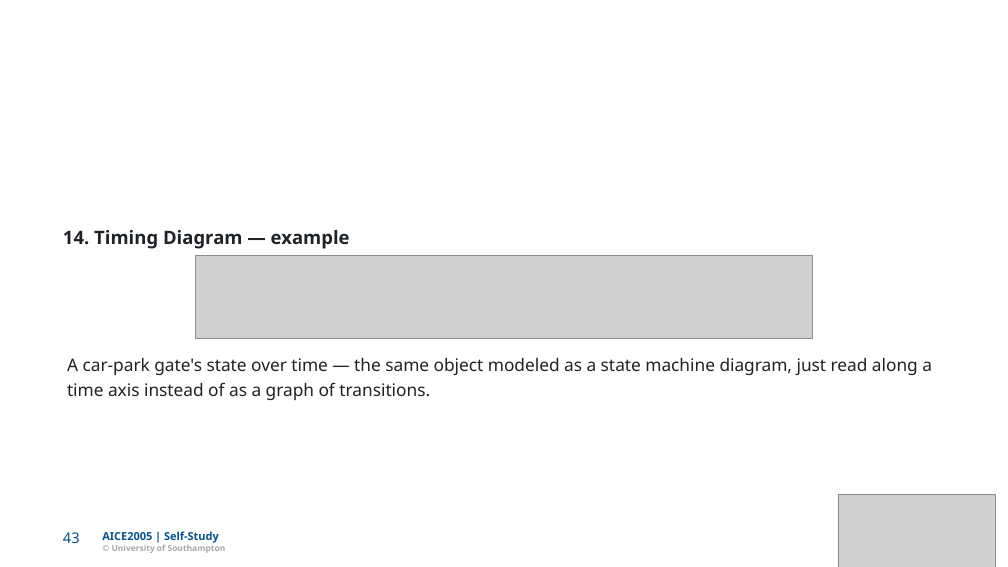
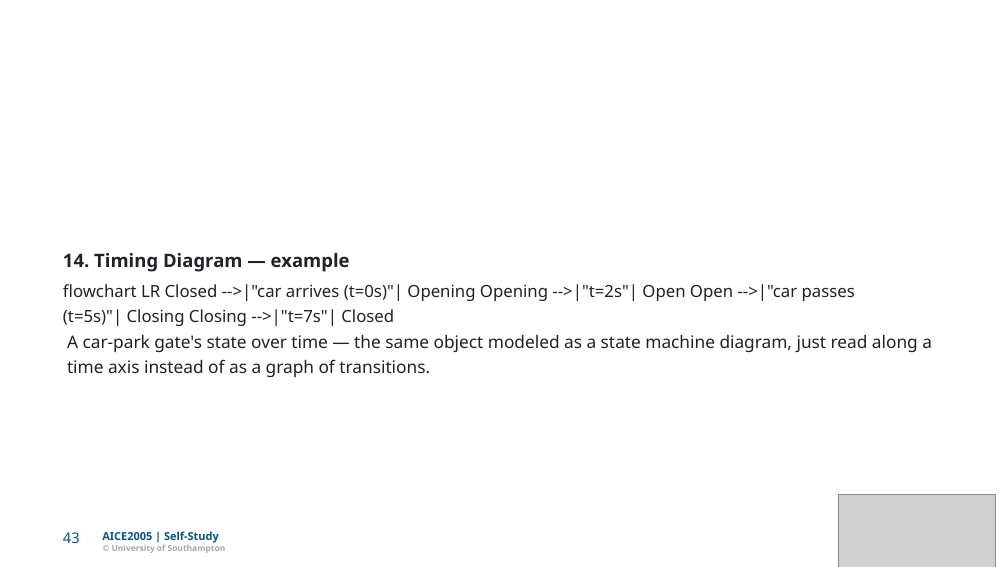
Before and after one commit to Dr-AlHashimy/Module_AICE2005_2627, a slide deck: slide 43 of html/COMP-_L7.1_lecture_self.pptx. Drawn at 1008x567 pixels with LibreOffice and Linux fonts; fonts in the diff are those of the drawing; grey boxes stand for pictures. Boxes give left, top, right and bottom in pixels: in the first picture for what was removed or moved away, otherwise in the second. Text is boxed around its words. In the diff, an @@ line names an element or a change of style, - is before the commit and + after.

```diff
--- a/html/COMP-_L7.1_lecture_self.pptx
+++ b/html/COMP-_L7.1_lecture_self.pptx
@@ text "14. Timing Diagram — example" moved from (x1=63, y1=230, x2=350, y2=249) to (x1=63, y1=253, x2=350, y2=272) @@
@@ picture removed at (x1=195, y1=255, x2=813, y2=338) @@
@@ text added at (x1=63, y1=284, x2=855, y2=301), 16 pt, text #1F2328 @@
+ﬂowchart LR Closed -->|"car arrives (t=0s)"| Opening Opening -->|"t=2s"| Open Open -->|"car passes
@@ text added at (x1=63, y1=309, x2=394, y2=326), 16 pt, text #1F2328 @@
+(t=5s)"| Closing Closing -->|"t=7s"| Closed
@@ text "A car-park gate's state over ..." moved from (x1=67, y1=358, x2=932, y2=375) to (x1=67, y1=335, x2=932, y2=352) @@
@@ text "time axis instead of as ..." moved from (x1=67, y1=382, x2=430, y2=400) to (x1=67, y1=359, x2=430, y2=377) @@
```
Also in this commit, not shown: 14 other slides changed, 17 other files.
